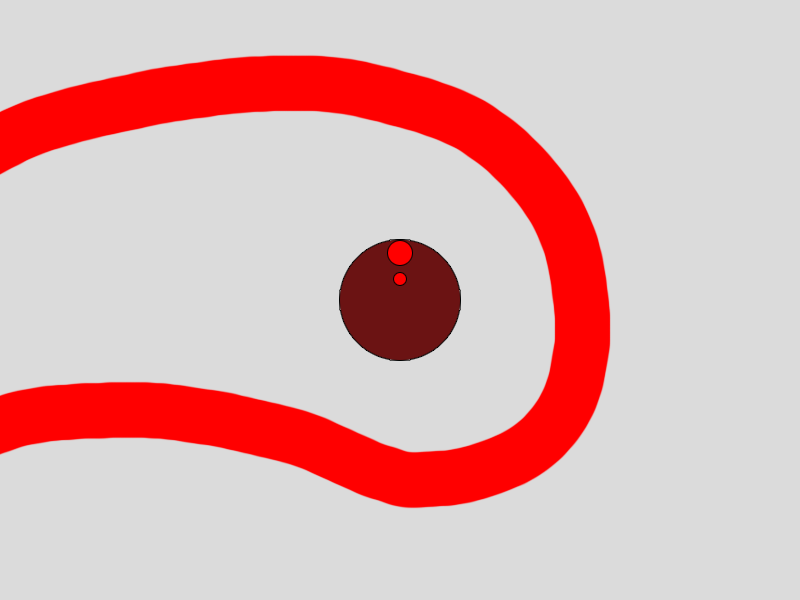
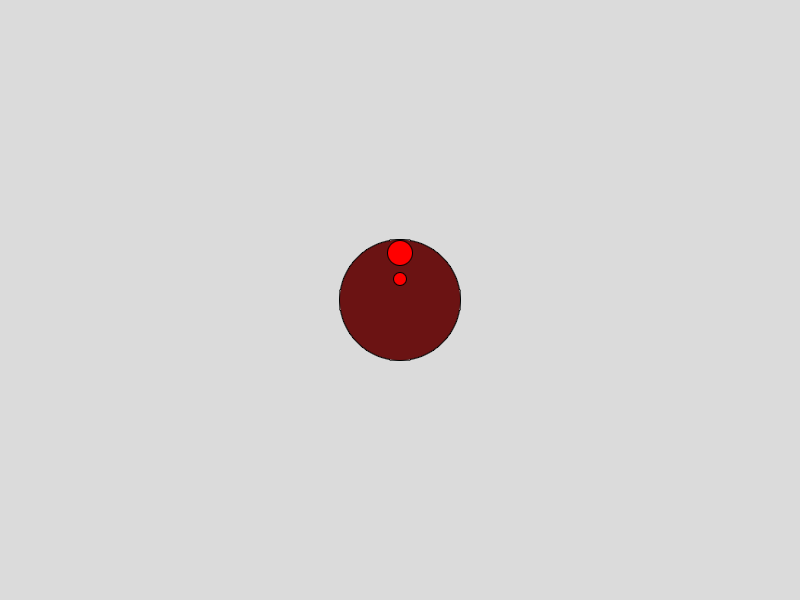
Layered file, before and after one edit (800 × 600). Changes by layer:
hid "Caminho" over [0, 54, 611, 509]
